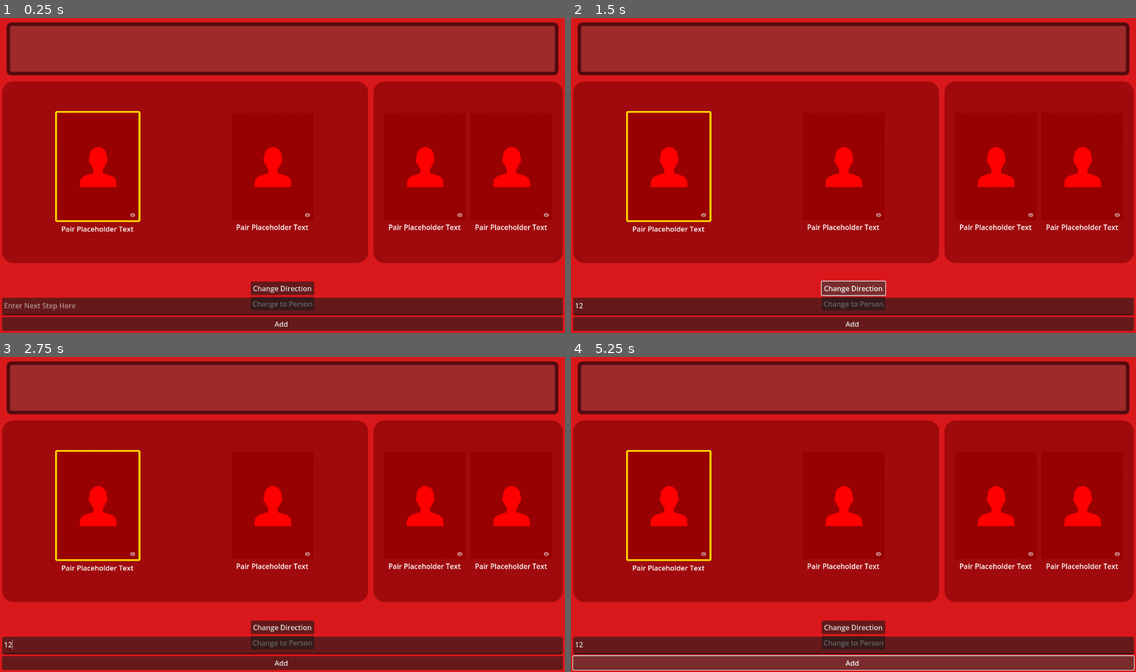
Above: before the commit, frames 1-4 (two rows, left to right).
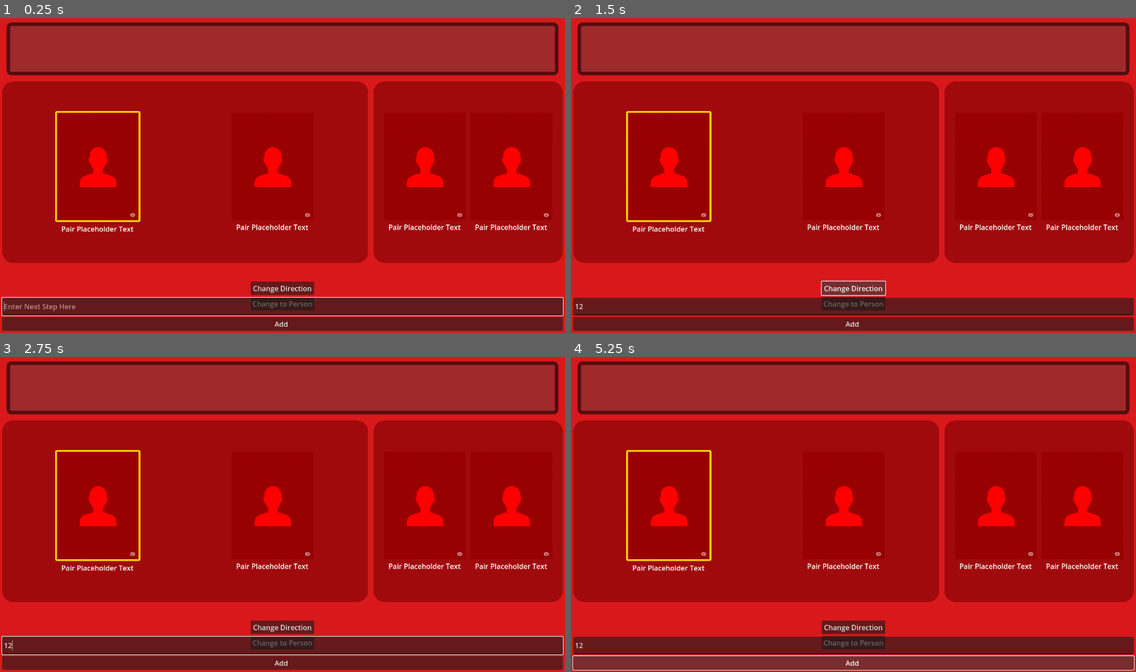
Above: after the commit, the same moments.

Repository: PlanetAriumGameStudio/movie-bluff-gameapp
Game: Godot game, scene res://scenes/game_scenes/daily_buff.tscn
Two runs of this game, one before a commit and one after it. Both use one fixed random seed, a clock stepped at 60 frames per second and the inputs below. This scene is started directly instead of the project's main scene.
Inputs (mouse positions are in pixels of both pictures, inside the frame that each line leads up to):
- Up to frame 1 (0.25 s): no input
- Up to frame 2 (1.5 s): click (853, 307) at 0.52 s; type "12" at 0.6 s; click "Change Direction" at 1.25 s
- Up to frame 3 (2.75 s): click "Change to Person" at 2 s
- Up to frame 4 (5.25 s): click "Add" at 2.75 s; click "Change Direction" at 3.5 s; click "Change to Person" at 4.25 s; click "Add" at 5 s

The runs differ from the first frame. In frame 1, 0.6% of the frame differs, in the area x 0-100%, y 88-95%; in frame 2, less than 0.1%; in frame 3, 0.5%; in frame 4, less than 0.1%.
Error in both runs: Invalid access of index '0' on a base object of type: 'Array[Pairing]'. (res://scripts/game_scenes/daily_path.gd:65)

Commit message:
feat: adjust some UI elements

Diff:
--- a/scenes/game_scenes/daily_buff.tscn
+++ b/scenes/game_scenes/daily_buff.tscn
@@ -59,7 +59,8 @@
 layout_mode = 2
 size_flags_horizontal = 3
 size_flags_vertical = 3
-drag_area_highlight_in_editor = true
+dragging_enabled = false
+dragger_visibility = 1
 
 [node name="StartingPair" parent="PanelContainer/ScreenContainer/ScreenVBoxContainer/GameboardHBoxContainer" instance=ExtResource("1_bcfbp")]
 unique_name_in_owner = true
@@ -109,12 +110,12 @@
 layout_mode = 2
 size_flags_vertical = 8
 
-[node name="SubmissionInput" type="TextEdit" parent="PanelContainer/ScreenContainer/ScreenVBoxContainer/UserInputMargin/VBoxContainer/VBoxContainer"]
+[node name="SubmissionInput" type="LineEdit" parent="PanelContainer/ScreenContainer/ScreenVBoxContainer/UserInputMargin/VBoxContainer/VBoxContainer"]
 unique_name_in_owner = true
 custom_minimum_size = Vector2(0, 40)
 layout_mode = 2
-size_flags_vertical = 6
 placeholder_text = "Enter Next Step Here"
+keep_editing_on_text_submit = true
 
 [node name="SubmissionButton" type="Button" parent="PanelContainer/ScreenContainer/ScreenVBoxContainer/UserInputMargin/VBoxContainer/VBoxContainer"]
 unique_name_in_owner = true
@@ -159,6 +160,7 @@
 [connection signal="game_completed" from="PanelContainer/ScreenContainer/ScreenVBoxContainer/DailyPath" to="." method="_on_daily_path_game_completed"]
 [connection signal="button_down" from="PanelContainer/ScreenContainer/ScreenVBoxContainer/UserInputMargin/VBoxContainer/MiddleControls/MarginContainer/VBoxContainer/ChangeDirectionButton" to="." method="_on_change_direction_button_button_down"]
 [connection signal="button_down" from="PanelContainer/ScreenContainer/ScreenVBoxContainer/UserInputMargin/VBoxContainer/MiddleControls/MarginContainer/VBoxContainer/ChangeTypeToggleButton" to="." method="_on_change_type_toggle_button_button_down"]
+[connection signal="text_submitted" from="PanelContainer/ScreenContainer/ScreenVBoxContainer/UserInputMargin/VBoxContainer/VBoxContainer/SubmissionInput" to="." method="_on_submission_input_text_submitted"]
 [connection signal="button_down" from="PanelContainer/ScreenContainer/ScreenVBoxContainer/UserInputMargin/VBoxContainer/VBoxContainer/SubmissionButton" to="." method="_on_submission_button_button_down"]
 [connection signal="button_down" from="PanelContainer/ScreenContainer/ScreenVBoxContainer/UserInputMargin/VBoxContainer/VBoxContainer/SubmissionButton" to="PanelContainer/ScreenContainer/ScreenVBoxContainer/DailyPath" method="_on_submission_button_button_down"]
 [connection signal="button_down" from="GameCompletionPopupPanel/VBoxContainer/SubmitButton" to="." method="_on_submit_button_button_down"]
--- a/scripts/game_scenes/daily_buff.gd
+++ b/scripts/game_scenes/daily_buff.gd
@@ -60,6 +60,7 @@
 	%GameboardHBoxContainer.split_offset = 200
 	_update_changing(CHANGE_TYPES.PERSON) # Default to changing the Movie
 	_update_toggle_button_text()
+	%SubmissionInput.grab_focus()
 
 	# Make the initial API call
 	BluffClient.instance.http_request.request_completed.connect(_handle_daily_response, CONNECT_ONE_SHOT)
@@ -193,6 +194,7 @@
 		_update_changing(CHANGE_TYPES.MOVIE)
 		_push_pair_to_path(next_pairing)
 		%SubmissionInput.clear()
+		%SubmissionInput.grab_focus()
 	else:
 		print("Submission Error: Movie not found in person's credits.")
 
@@ -208,6 +210,7 @@
 		_update_changing(CHANGE_TYPES.PERSON)
 		_push_pair_to_path(next_pairing)
 		%SubmissionInput.clear()
+		%SubmissionInput.grab_focus()
 	else:
 		print("Submission Error: Person not found in movie's credits.")
 
@@ -223,11 +226,19 @@
 		_:
 			print("Submission Error: No change type selected.")
 
+func _on_submission_input_text_submitted(_new_text: String):
+	# Trigger the same logic as clicking the submission button.
+	_on_submission_button_button_down()
+
 func _on_change_type_toggle_button_button_down() -> void:
+	if current_state != State.PLAYING:
+		return
+
 	if last_change == CHANGE_TYPES.PERSON:
 		_update_changing(CHANGE_TYPES.MOVIE)
 	else:
 		_update_changing(CHANGE_TYPES.PERSON)
+	%SubmissionInput.grab_focus()
 
 func _update_toggle_button_text():
 	%ChangeTypeToggleButton.text = "Change to Person" if last_change == CHANGE_TYPES.PERSON else "Change to Movie"
@@ -250,6 +261,7 @@
 
 	# Re-evaluate and apply highlights for the new direction.
 	_update_changing(last_change)
+	%SubmissionInput.grab_focus()
 
 func _on_submit_button_button_down() -> void:
 	daily_submission()
